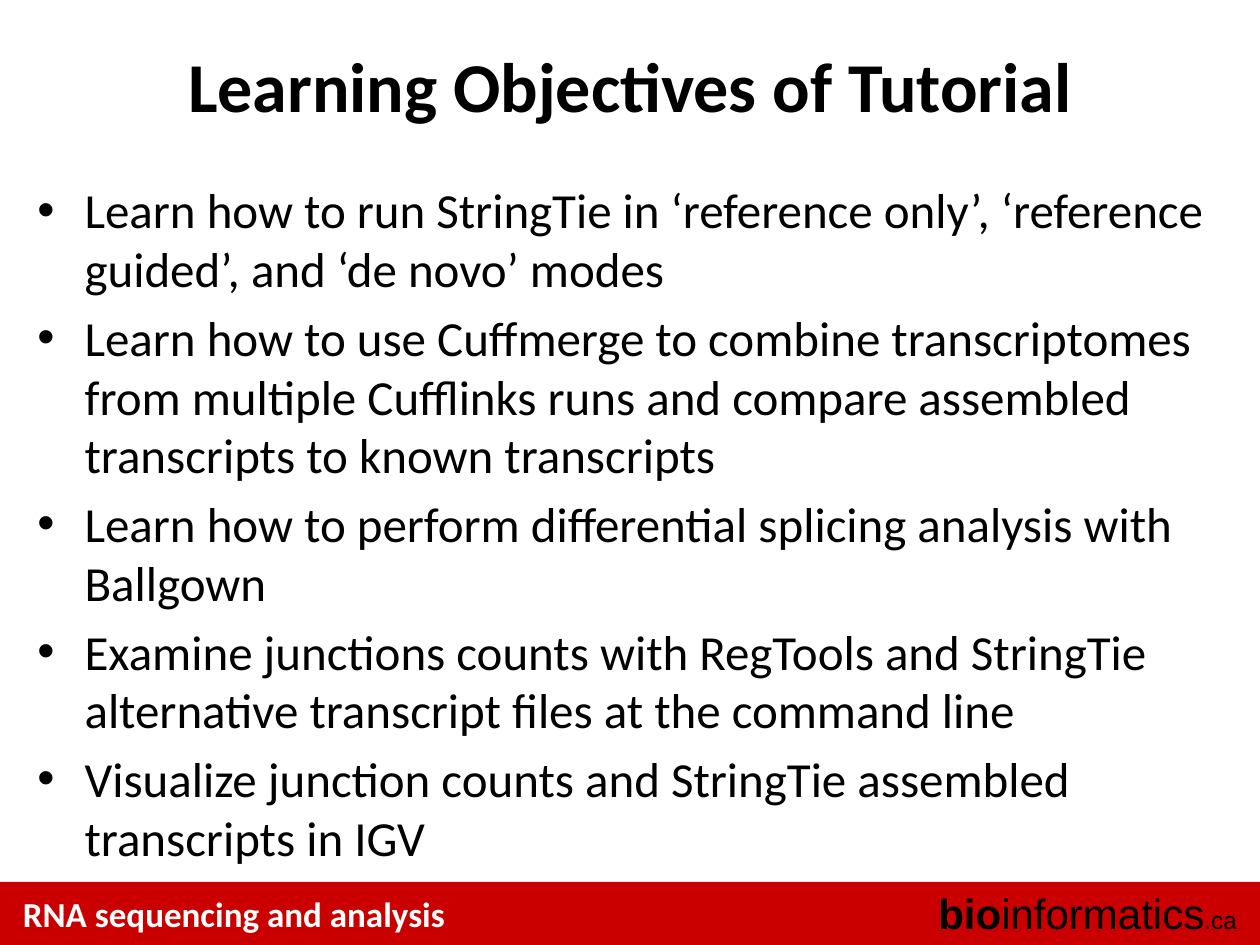
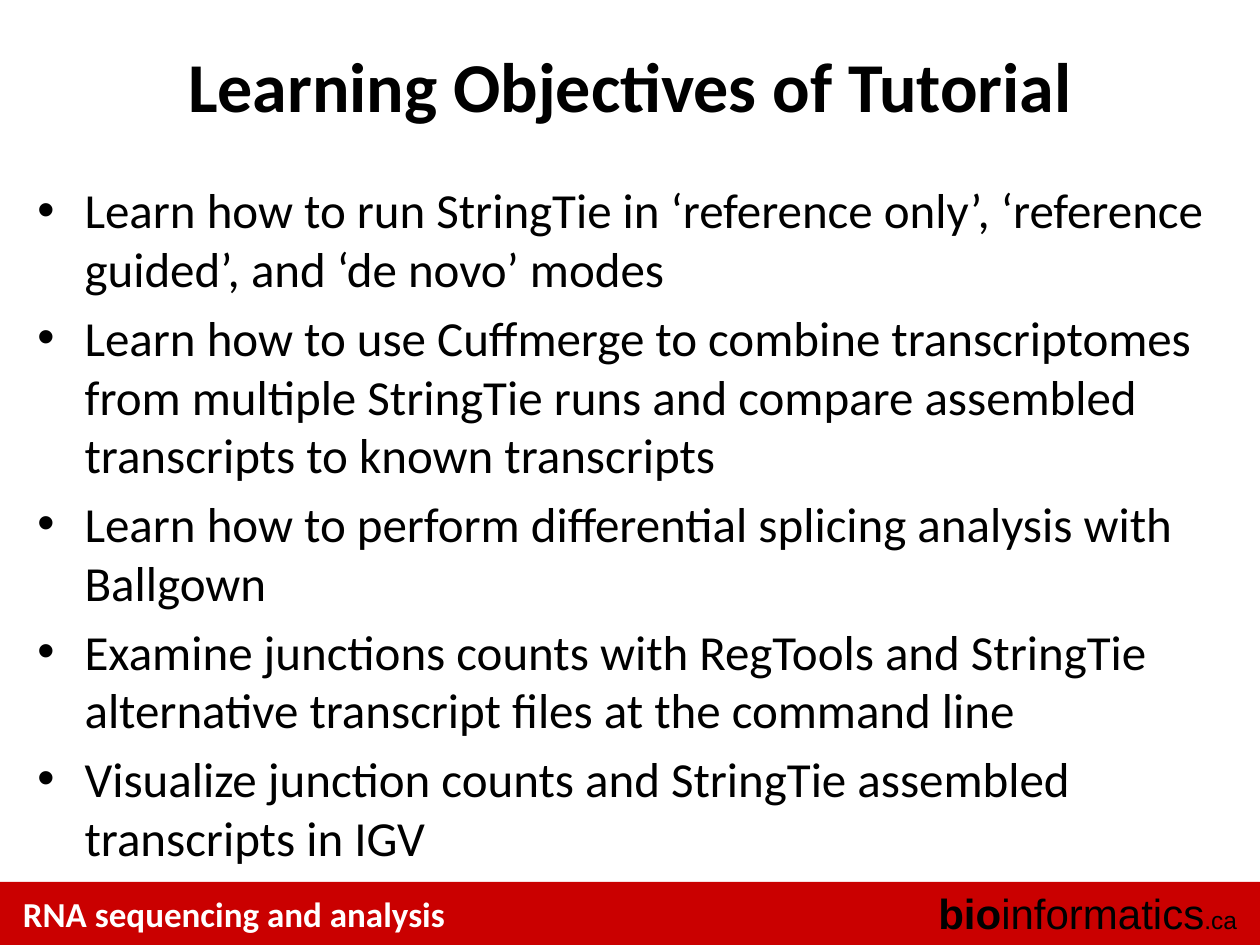
Before and after one commit to griffithlab/rnaseq_tutorial_wiki, a slide deck: slide 4 of LectureFiles/cbw/2017/RNASeq_Module4_Tutorial.pptx. Drawn at 1260x945 pixels with LibreOffice and Linux fonts; fonts in the diff are those of the drawing. Boxes give left, top, right and bottom in pixels: in the first picture for what was removed or moved away, otherwise in the second. Text is boxed around its words. In the diff, an @@ line names an element or a change of style, - is before the commit and + after.

```diff
--- a/LectureFiles/cbw/2017/RNASeq_Module4_Tutorial.pptx
+++ b/LectureFiles/cbw/2017/RNASeq_Module4_Tutorial.pptx
@@ text at [85,322,1190,481]: text changed @@
-• Learn how to use Cuffmerge to combine transcriptomes from multiple Cufflinks runs and compare assembled transcripts to known transcripts
+• Learn how to use Cuffmerge to combine transcriptomes from multiple StringTie runs and compare assembled transcripts to known transcripts
```
Also in this commit, not shown: 1 other slide changed, 1 other file.
